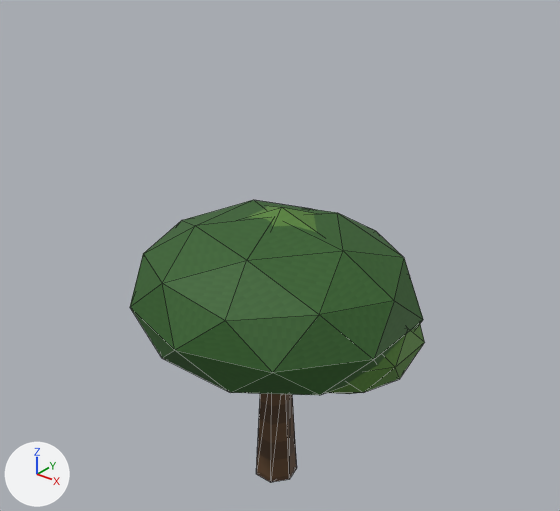
Two versions of the glTF model public/models/citykit/tree-oak-lod0.glb, one commit apart.
The view is the same before and after, from a camera (50 mm lens) standing at (5.05, -6.22, 6.99) and looking at (-0.01, 0.11, 3.06). Lighting does not change. The marker at lower left points along +X, +Y and +Z. The older version comes first. Mesh edges are drawn as thin lines. Vertices at exactly the same position are counted once.

The first picture shows 'tree-oak-lod0'.
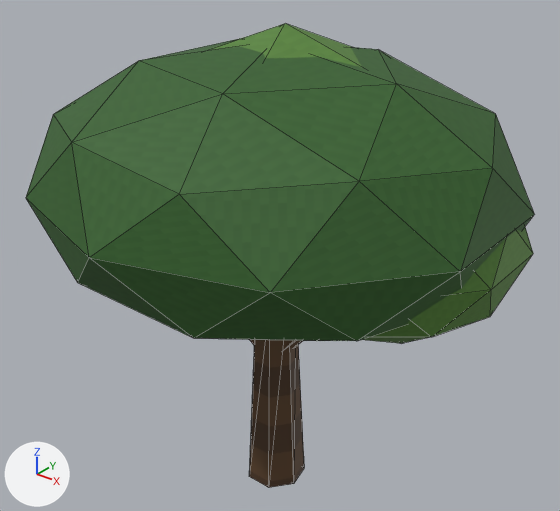
The change in detail:
me_tree_oak_lod0 is used by ob_tree_oak_lod0; location (0.0, 0.0, 0.0).
me_tree_oak_lod0 had 172 vertices, 316 faces and spanned x -1.68..1.73, y -1.63..1.63, z 0.0..3.67.
me_tree_oak_lod0 now has 172 vertices, 316 faces and spans x -2.62..2.67, y -2.54..2.54, z 0.0..5.66.
me_tree_oak_lod0 part 1: the loose piece of 42 vertices spanning x -1.68..1.68, y -1.63..1.63, z 1.71..3.59 is scaled about its middle by 1.56, then moved by (0.0, 0.0, 1.4).
me_tree_oak_lod0 part 2: the loose piece of 14 vertices spanning x -0.27..0.27, y -0.25..0.28, z 0.0..1.76 is scaled about the mesh origin by (1.35, 1.35, 1.53).
me_tree_oak_lod0 part 3: the loose piece of 10 vertices spanning x 0.0..0.8, y -0.08..0.25, z 1.2..2.06 is scaled about its middle by (1.48, 1.46, 1.48), then moved by (0.21, 0.03, 0.89).
me_tree_oak_lod0 part 4: the loose piece of 42 vertices spanning x -0.29..1.73, y -0.83..1.19, z 1.69..3.07 is scaled about its middle by 1.54, then moved by (0.4, 0.1, 1.27).
me_tree_oak_lod0 part 5: the loose piece of 12 vertices spanning x -0.9..0.9, y -0.63..0.87, z 2.57..3.67 is scaled about its middle by 1.55, then moved by (0.0, 0.06, 1.7).
Other edits to the shape of me_tree_oak_lod0 do not show in these pictures.

Location of each change, [x1, y1, x2, y2] in pixels of the pictures (560 x 511 px; the box of a moved part takes in the faces that stretch with it):
'tree-oak-lod0', reshaped (72% wider, 65% taller): before [130, 200, 425, 482]; after [26, 23, 534, 488]
part 1 of me_tree_oak_lod0, moved or reshaped: before [130, 200, 423, 395]; after [26, 39, 534, 341]
part 2 of me_tree_oak_lod0, moved or reshaped: before [256, 394, 297, 482]; after [249, 340, 304, 488]
part 3 of me_tree_oak_lod0, moved or reshaped (not visible before): after [284, 340, 302, 349]
part 4 of me_tree_oak_lod0, moved or reshaped: before [327, 325, 425, 394]; after [362, 227, 533, 343]
part 5 of me_tree_oak_lod0, moved or reshaped: before [248, 206, 317, 232]; after [212, 23, 362, 67]
